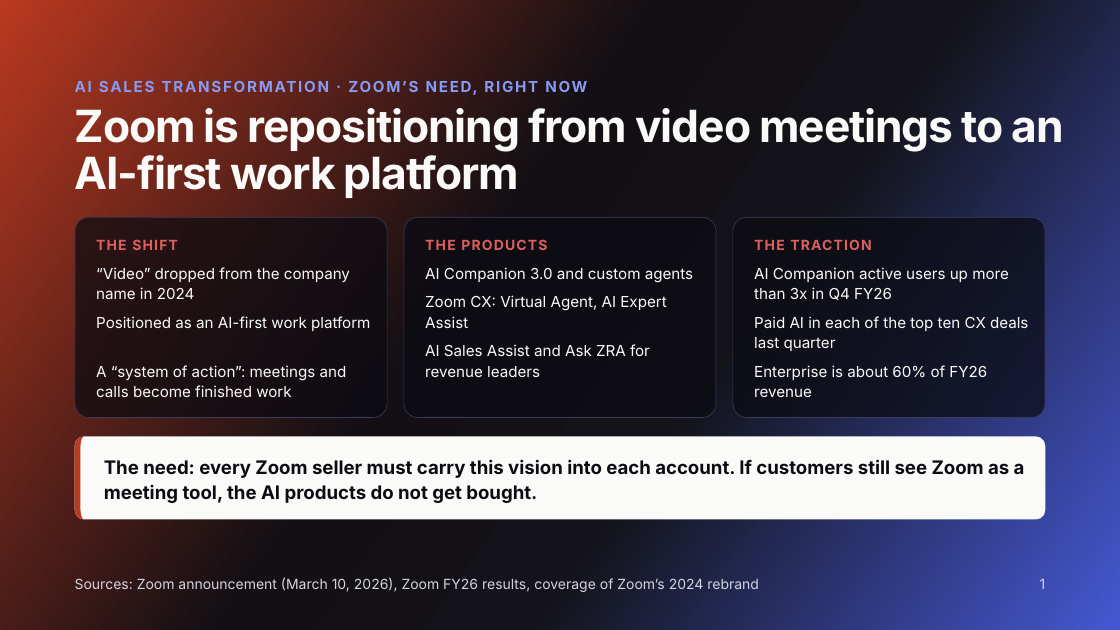
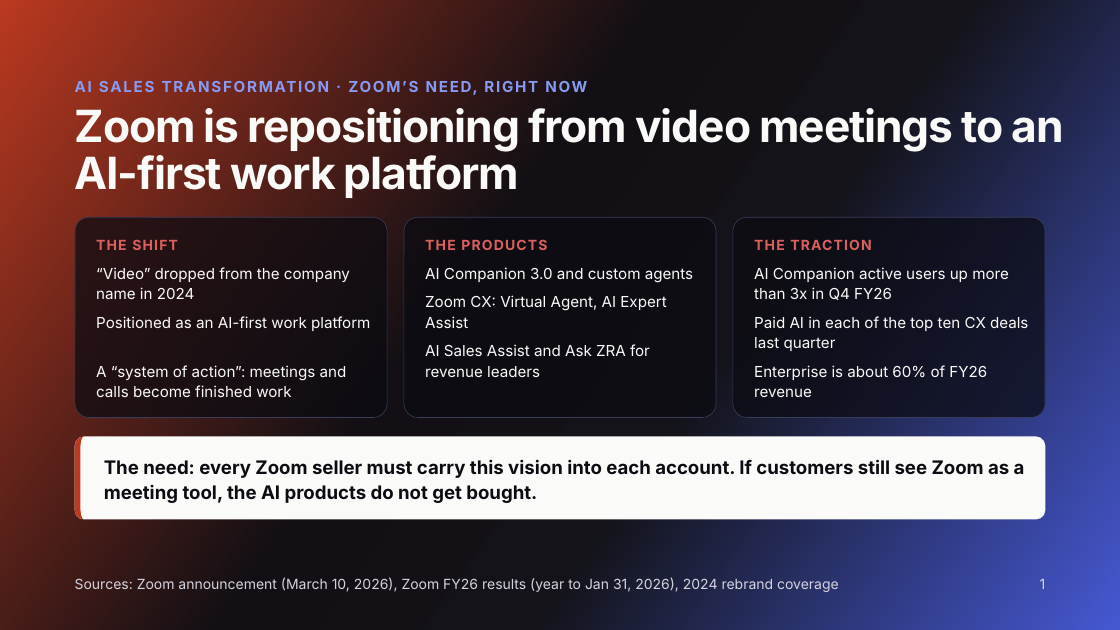
Before and after one commit to gayatrikulkaa-commits/zoom-cro-gtm-platform, a slide deck: slide 1 of Zoom CRO Pitch (6 slides) v2.pptx. Drawn at 1120x630 pixels with LibreOffice and Linux fonts; fonts in the diff are those of the drawing. Boxes give left, top, right and bottom in pixels: in the first picture for what was removed or moved away, otherwise in the second. Text is boxed around its words. In the diff, an @@ line names an element or a change of style, - is before the commit and + after.

```diff
--- a/Zoom CRO Pitch (6 slides) v2.pptx
+++ b/Zoom CRO Pitch (6 slides) v2.pptx
@@ text at bbox=[75, 577, 839, 592]: text changed @@
-Sources: Zoom announcement (March 10, 2026), Zoom FY26 results, coverage of Zoom’s 2024 rebrand
+Sources: Zoom announcement (March 10, 2026), Zoom FY26 results (year to Jan 31, 2026), 2024 rebrand coverage
```
Also in this commit, not shown: 1 other file.
